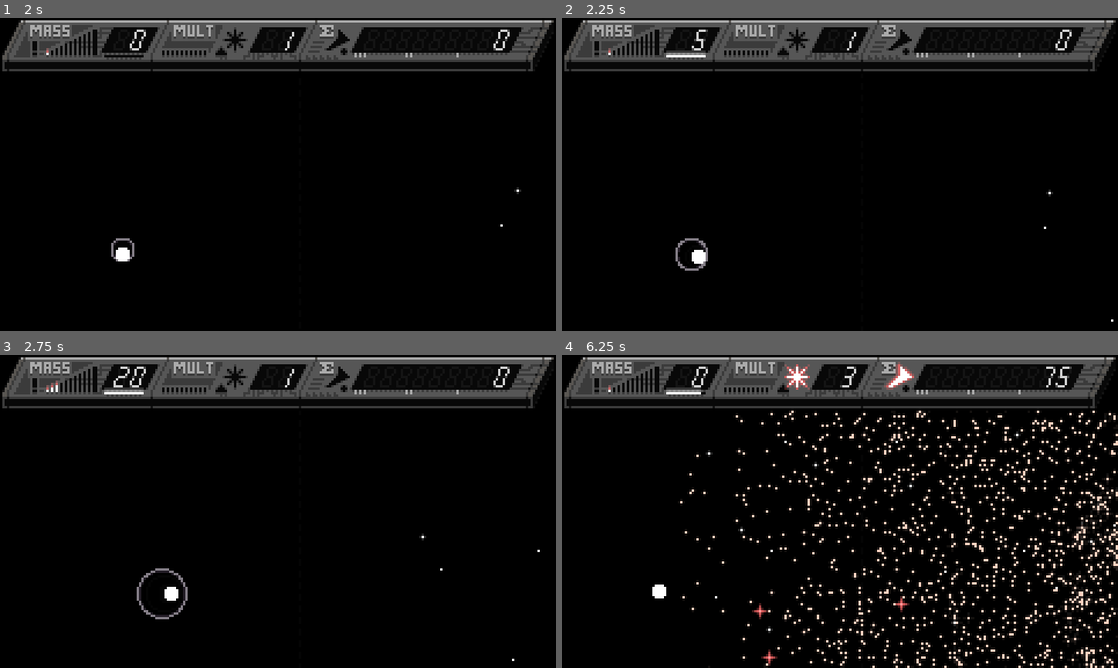
Above: before the commit, frames 1-4 (two rows, left to right).
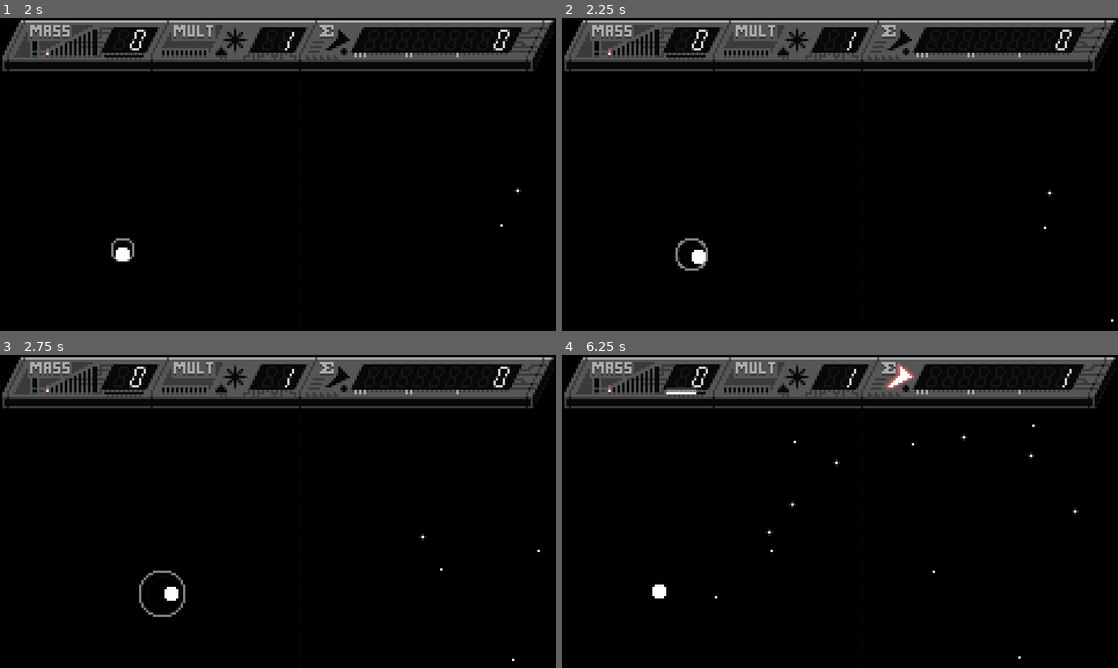
Above: after the commit, the same moments.

Repository: VivianMochi/GravityWell
Game: Godot game, scene res://game_scene.tscn
Same seed, same stepped clock (60 frames per second), same inputs: the game is played once before the commit and once after it. Sound files missing from this copy of the repository are replaced by a short silence.
Inputs (mouse positions are in pixels of both pictures, inside the frame that each line leads up to):
- Up to frame 1 (2 s): tap Enter at 0.5 s; move the mouse to (400, 158) at 0.52 s; hold D 0.53-1.28 s; tap M at 0.6, 1.35 s; click (400, 158) at 0.67 s; tap Space at 0.77, 1.52 s; move the mouse to (166, 190) at 1.27 s; hold S from 1.28 s (still down)
- Up to frame 2 (2.25 s): move the mouse to (895, 105) at 2.02 s; release S at 2.03 s; hold D from 2.03 s (still down); hold 1 from 2.03 s (still down)
- Up to frame 3 (2.75 s): keep holding D; keep holding 1; tap M at 2.3 s
- Up to frame 4 (6.25 s): move the mouse to (812, 574) at 2.77 s; release D at 2.78 s; release 1 at 2.78 s; hold W 2.78-3.53 s; tap 2 at 2.85 s; click (812, 574) at 2.92 s; tap Space at 3.02, 3.77, 4.52, 6.02 s; tap M at 3.05, 3.8, 4.35, 5.1, 6.05 s; move the mouse to (1006, 558) at 3.52 s; hold 3 3.53-4.28 s; hold A 3.53-5.03 s; move the mouse to (673, 464) at 4.27 s; move the mouse to (867, 511) at 5.02 s; hold S 5.03-5.78 s; click (867, 511) at 5.17 s; move the mouse to (756, 433) at 5.77 s; hold D from 5.78 s (still down); tap 1 at 5.85 s

Frame 1 is identical in both runs. In frame 2, 0.2% of the frame differs, in the area x 18-27%, y 4-13%; in frame 3, 0.5%; in frame 4, 6.1%, in the area x 21-100%, y 2-100%.

Commit message:
Final fixes before submission

Diff:
--- a/game_scene.gd
+++ b/game_scene.gd
@@ -49,6 +49,17 @@
 
 	$BeatMusic.volume_db = linear_to_db(0.0);
 
+func _input(event):
+	# Music control
+	if event is InputEventKey and event.pressed:
+		if event.keycode == KEY_M:
+			if $MenuMusic.playing:
+				$MenuMusic.stop();
+				$BeatMusic.stop();
+			else:
+				$MenuMusic.play();
+				$BeatMusic.play();
+
 func _process(delta):
 	# Screen shake control
 	if shake_time > 0:
@@ -98,7 +109,7 @@
 		next_wave();
 
 	# Debug keys
-	var debug_enabled = true;
+	var debug_enabled = false;
 	if debug_enabled and Input.is_physical_key_pressed(KEY_1):
 		var new_dust = preload("res://dust.tscn").instantiate();
 		$Dust.add_child(new_dust);
@@ -380,12 +391,13 @@
 
 func next_wave():
 	wave += 1;
-
 	var enemy_count = 1;
 	for i in range(enemy_count):
 		var new_enemy = preload("res://target.tscn").instantiate();
 		$Enemies.add_child(new_enemy);
-		new_enemy.generate_move_logic(2, 150);
+		new_enemy.generate_move_logic(1 if wave <= 3 else 2, 100);
+		if wave == 1:
+			new_enemy.patrol_points[0] = Vector2(200, 79);
 		new_enemy.explode.connect(_on_enemy_exploded.bind(new_enemy));
 
 func _on_enemy_exploded(empower_level, enemy):
--- a/target.gd
+++ b/target.gd
@@ -14,15 +14,18 @@
 var animation_time: int = 0;
 
 func generate_move_logic(total_points: int, stationary_time: int):
+	patrol_points.clear()
+
 	total_points = max(total_points, 1)
 	for i in range(total_points):
 		patrol_points.push_back(generate_point());
 	max_idle_time = stationary_time;
 
 	# Also move the target off-screen so it can slide in
-	position = patrol_points[0] + Vector2(100, 0);
+	position = patrol_points[0] + Vector2(100, randf() * 20);
 
 func generate_attack_logic(attack_interval: int, attack_while_moving: bool):
+	# Didn't get this done in time :(
 	pass;
 
 func _ready():
@@ -49,8 +52,9 @@
 		if move_offset.y < -1 and y_control:
 			movement.y -= 1;
 		position += movement;
-	else:
-		# Stationary for a time
+
+	# Stationary for a time
+	if move_offset.length() < 10:
 		idle_time += 1;
 		if idle_time > max_idle_time:
 			idle_time = 0;
Not shown, changed: export_presets.cfg
Not shown, changed: .gitignore
